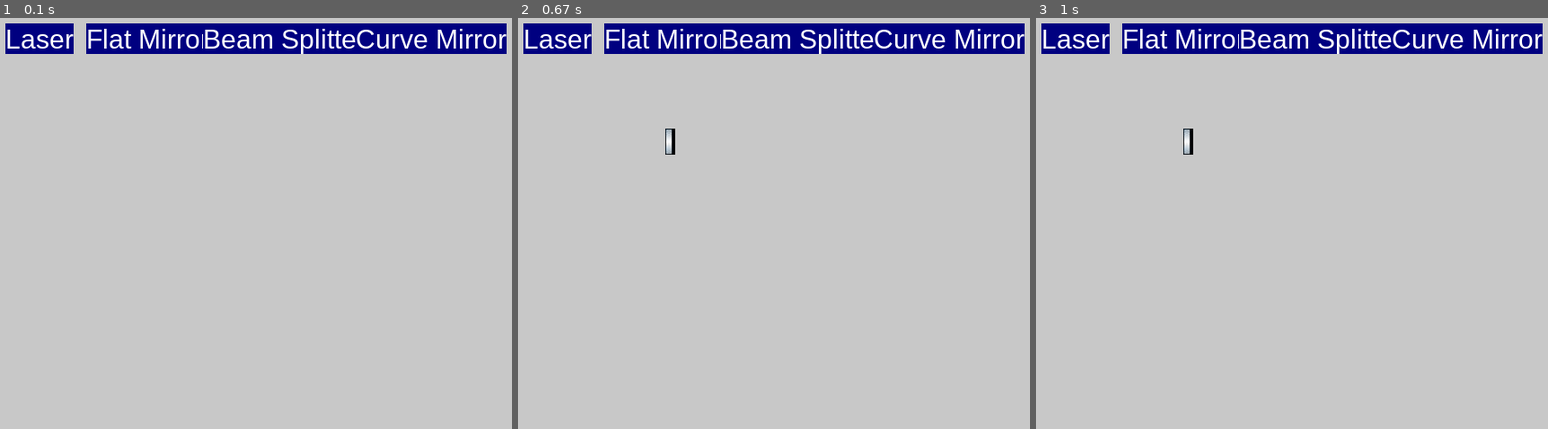
Above: before the commit, frames 1-3 (left to right).
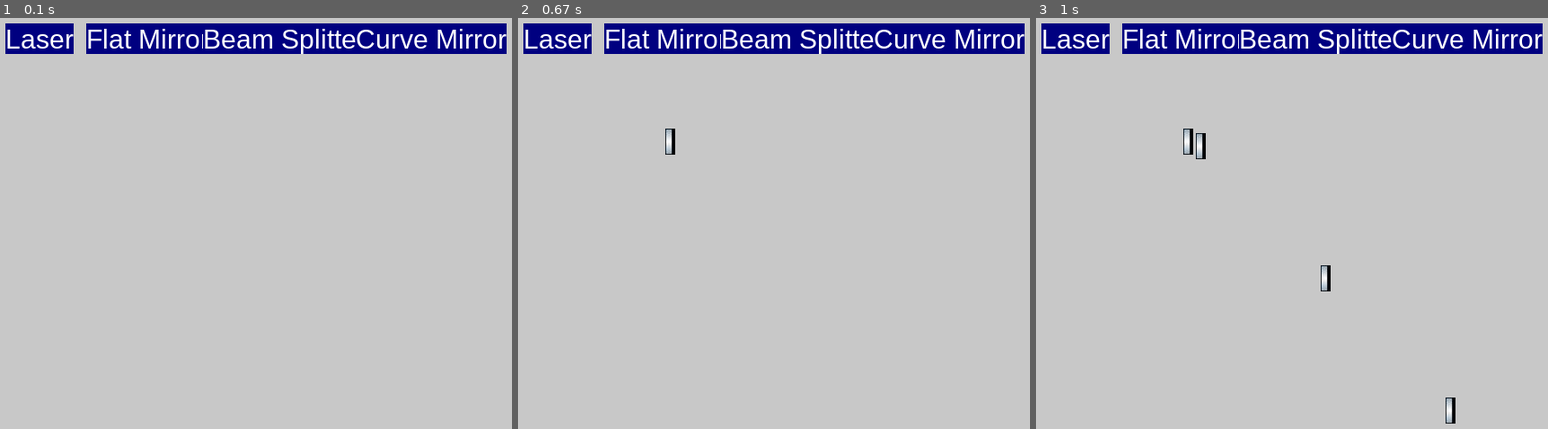
Above: after the commit, the same moments.

Repository: SamuelGaudout/Projet_M2_Lumi
Game: pygame game, started from Objects.py
The game is run twice, just before and just after one commit, with the same random seed, the same clock (stepped at 60 frames per second) and the same inputs.
Inputs (mouse positions are in pixels of both pictures, inside the frame that each line leads up to):
- Up to frame 1 (0.1 s): no input
- Up to frame 2 (0.67 s): press the mouse at (666, 38) at 0.37 s; move the mouse to (753, 87) at 0.47 s; release the mouse at (845, 137) at 0.6 s
- Up to frame 3 (1 s): press the mouse at (1194, 133) at 0.7 s; move the mouse to (1322, 264) at 0.8 s; release the mouse at (1445, 396) at 0.93 s

Frames 1-2 are identical in both runs. In frame 3, 0.3% of the frame differs, in the area x 31-82%, y 28-99%.

Commit message:
Permet de bouger les objets invoqués avc boutons

Diff:
--- a/Buttons.py
+++ b/Buttons.py
@@ -6,11 +6,12 @@
 class Button:
     """Create a button, then blit the surface in the while loop"""
 
-    def __init__(self, text,  pos, font,scrn, bg="black", feedback="",object=None):
+    def __init__(self, text,  pos, font,scrn, bg="black", feedback="",object=None,object_list=None):
         self.x, self.y = pos
         self.font = pygame.font.SysFont("Arial", font)
         self.screen = scrn
         self.object=object
+        self.object_list=object_list
         if feedback == "":
             self.feedback = "text"
         else:
@@ -26,6 +27,7 @@
     def draw_object(self):
         self.object.pos=(pygame.mouse.get_pos()[0],pygame.mouse.get_pos()[1]+100)
         self.screen.blit(self.object.image[0], self.object.pos)
+        self.object_list.append(self.object)
 
 
     def change_text(self, text, bg="black"):
--- a/Objects.py
+++ b/Objects.py
@@ -14,29 +14,31 @@
 
 class Object:
     "Generic optical element"
-    def __init__(self, pos=(0,0), current=0):
+    def __init__(self, pos=(0,0), current=0,size=(0,0)):
         self.pos = pos # position of the object
         self.current = current # current through the object
+        self.size=size # size of the object
         self.image = [] # image sequence
-        self.size=(0,0)
+
 
     def position(self):
         "Return the position of the object"
         return self.pos
 
-    def size(self):
+    def define_size(self):
         "Return the size of the object"
         self.size=(self.image[0].get_height(),self.image[0].get_width())
+        return self.size
 
     def load_image(self,path_image):
         "Load an image from a privte file present in a subdirectory"
         path=os.getcwd()+path_image
-        self.image.append(pygame.image.load(path).convert_alpha())
+        #self.image.append(pygame.image.load(path).convert_alpha())
+        self.image.append(pygame.image.load(path))
 
-    def move(self):
-        "Move the object"
-        self.pos=(pygame.mouse.get_pos()[0],pygame.mouse.get_pos()[1])
-        #screen.blit(self.image[0], self.pos)
+    def display(self):
+        "Display the object"
+        screen.blit(self.image[0], self.pos)
 
     def draw(self):
         self.pos=(pygame.mouse.get_pos()[0],pygame.mouse.get_pos()[1])
@@ -71,15 +73,19 @@
         self.pathIm="\Photos_Materiel\eam_splitter.png"
         self.load_image(self.pathIm)
 
-list_buttons=[Buttons.Button("Laser",(10, 10),font=30,scrn=screen,bg="navy",feedback="You clicked me",object=Laser()),
-Buttons.Button("Flat Mirror",(100, 10),font=30,scrn=screen,bg="navy",feedback="You clicked me",object=Flat_mirror()),
-Buttons.Button("Beam Splitter",(230, 10),font=30,scrn=screen,bg="navy",feedback="You clicked me",object=Beam_splitter()),
-Buttons.Button("Curve Mirror",(400, 10),font=30,scrn=screen,bg="navy",feedback="You clicked me",object=Curve_mirror())]
+optical_elements = []
+
+list_buttons=[Buttons.Button("Laser",(10, 10),font=30,scrn=screen,bg="navy",feedback="You clicked me",object=Laser(),object_list=optical_elements),
+Buttons.Button("Flat Mirror",(100, 10),font=30,scrn=screen,bg="navy",feedback="You clicked me",object=Flat_mirror(),object_list=optical_elements),
+Buttons.Button("Beam Splitter",(230, 10),font=30,scrn=screen,bg="navy",feedback="You clicked me",object=Beam_splitter(),object_list=optical_elements),
+Buttons.Button("Curve Mirror",(400, 10),font=30,scrn=screen,bg="navy",feedback="You clicked me",object=Curve_mirror(),object_list=optical_elements)]
 
 
 def select_object(o_elements,x,y):
+    print(optical_elements)
     for e in o_elements:
-        if e.position()[0]<=x<=e.position()[0]+e.size[0] and e.position()[1]<=y<=e.position()[1]+e.size[1]:
+        print(e.define_size()[0])
+        if e.position()[0]<=x<=e.position()[0]+e.define_size()[0] and e.position()[1]<=y<=e.position()[1]+e.define_size()[1]:
             print("Trouvé!!")
             return e
 
@@ -87,7 +93,7 @@
 pygame.display.flip()
 running = True
 selected_object = None
-optical_elements = []
+
 while running:
     for b in list_buttons:
         screen.blit(b.surface, b.position())
@@ -97,17 +103,16 @@
             running = False
         for b in list_buttons:
             if event.type == b.click(event):
-                print(b.optical_element())
-                optical_elements.append(b.optical_element())
-                print(optical_elements)
+                pass
 
         if event.type == pygame.MOUSEBUTTONDOWN:
-            (mouseX,mouseY)=pygame.mouse.get_pos()
+            mouseX=pygame.mouse.get_pos()[0]
+            mouseY=pygame.mouse.get_pos()[1]
             selected_object = select_object(optical_elements, mouseX, mouseY)
-        elif event.type == pygame.MOUSEBUTTONUP:
+        if event.type == pygame.MOUSEBUTTONUP:
             selected_object = None
 
     if selected_object:
-        selected_object.move()
+        selected_object.draw()
 
     pygame.display.update()
